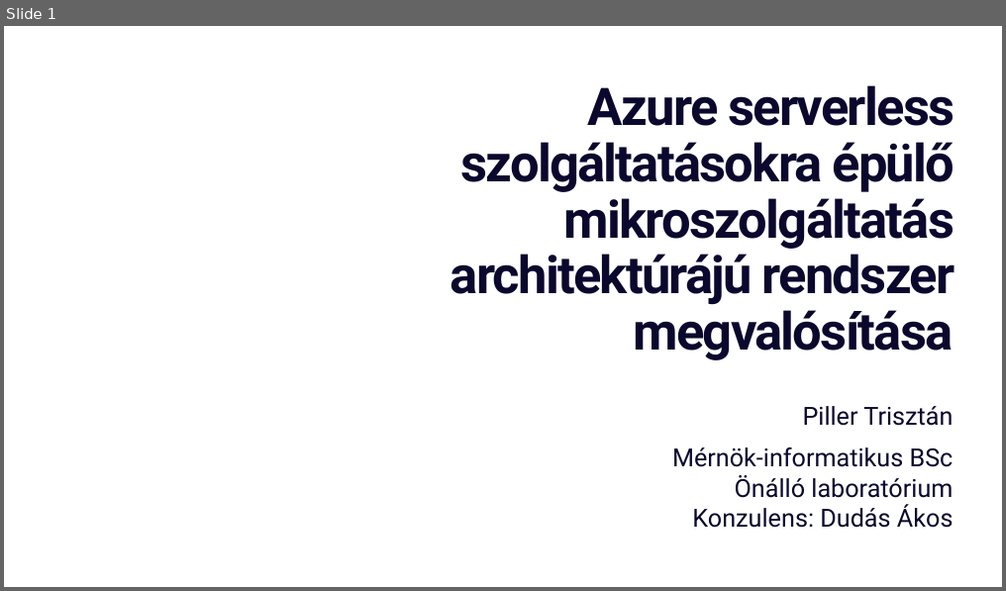
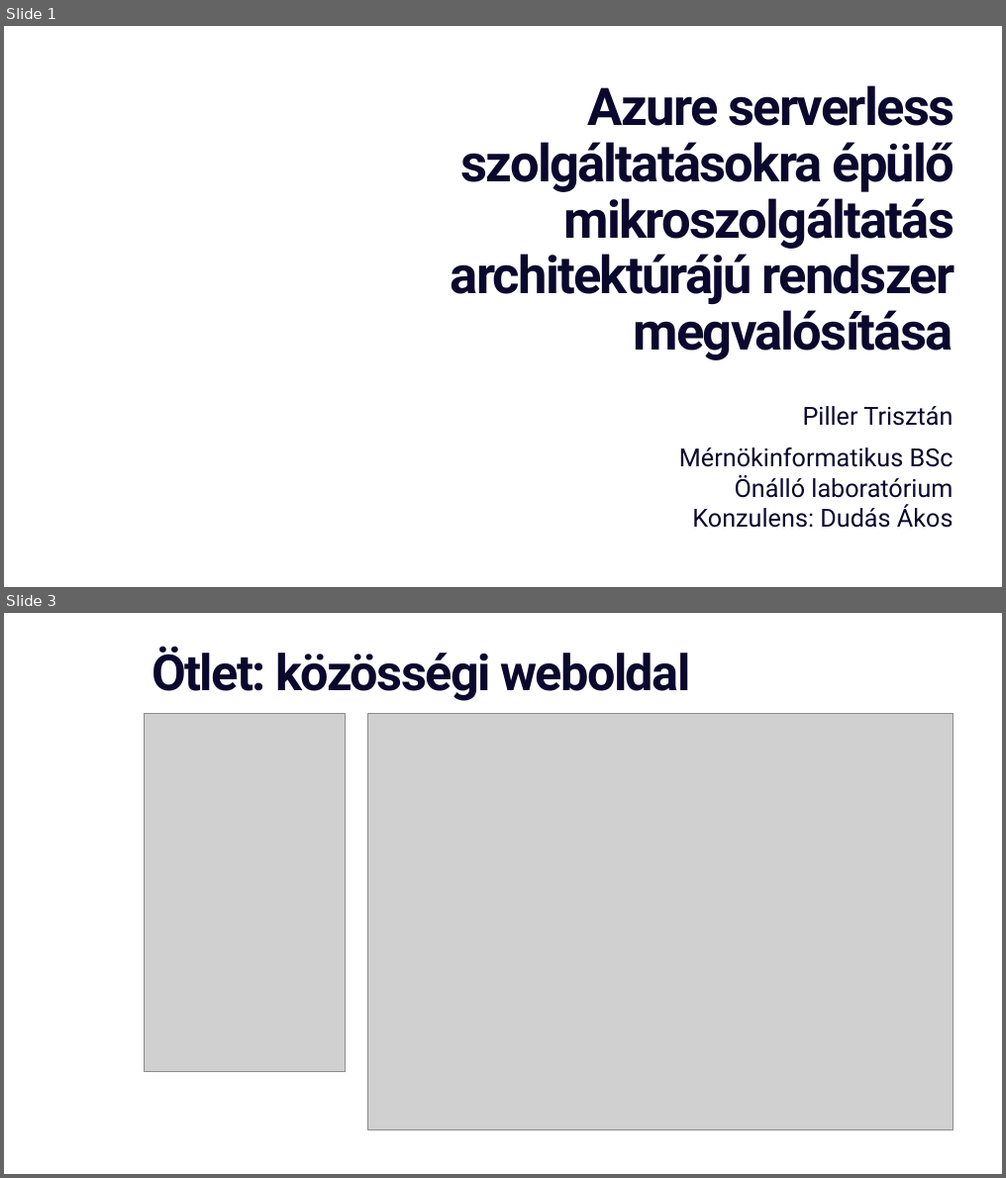
Before and after one commit to triszt4n/remark, a slide deck: docs/Presentation_hu.pptx. Shown one above the other, each under a label of ours: slide 1 before the commit, slides 1 and 3 after it; the slides between them are not shown. The pictures are 1006x591 and 1006x1178 pixels, drawn with LibreOffice and Linux fonts; fonts in the diff are those of the drawing; grey boxes stand for pictures; background and template pictures are left out. Boxes give left, top, right and bottom in pixels: in the first picture for what was removed or moved away, otherwise in the second. Text is boxed around its words. In the diff, an @@ line names an element or a change of style, - is before the commit and + after.

```diff
--- a/docs/Presentation_hu.pptx
+++ b/docs/Presentation_hu.pptx
@@ slide 3 added at (4,613,1002,1174), background #FFFFFF @@
@@ title added at (152,646,690,701), 48 pt, text #0B082E, bold @@
+Ötlet: közösségi weboldal
@@ picture added at (144,713,346,1072) @@
@@ picture added at (368,713,953,1131) @@
@@ slide 1 changed as well @@
@@ subtitle "Piller Trisztán": place and size @@
-subtitle "Piller Trisztán" at (672,406,953,528)
+subtitle "Piller Trisztán" at (679,406,953,528)
@@ subtitle at (679,448,953,468): text changed @@
-Mérnök-informatikus BSc
+Mérnökinformatikus BSc
```
Also in this commit, not shown: 10 other slides added, 1 slide removed, 11 other files.
